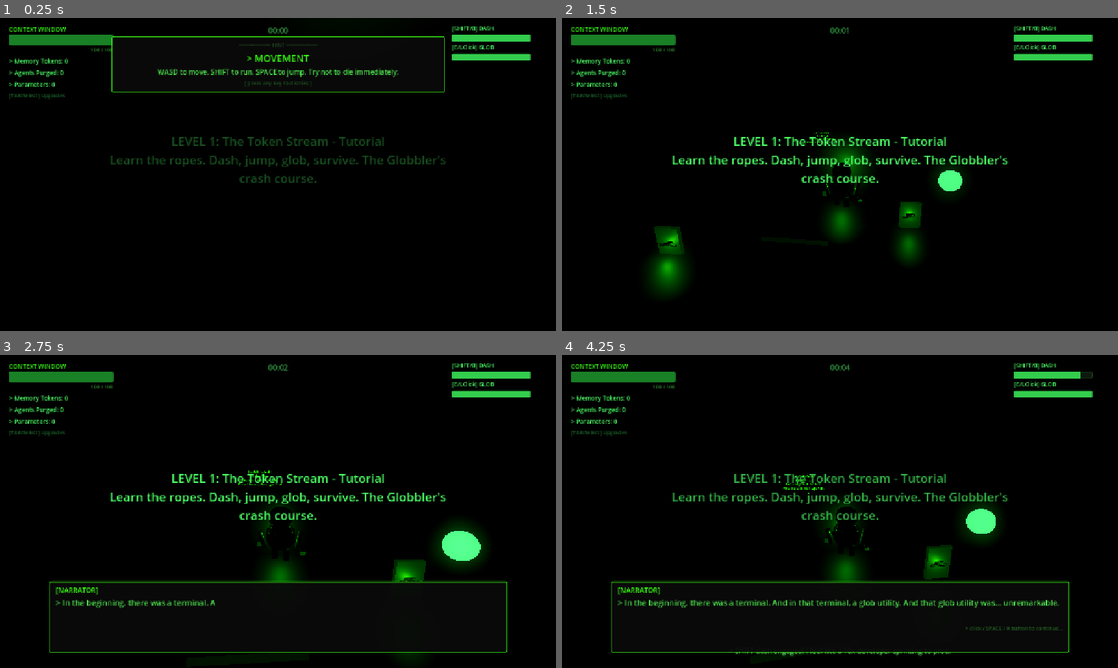
Above: before the commit, frames 1-4 (two rows, left to right).
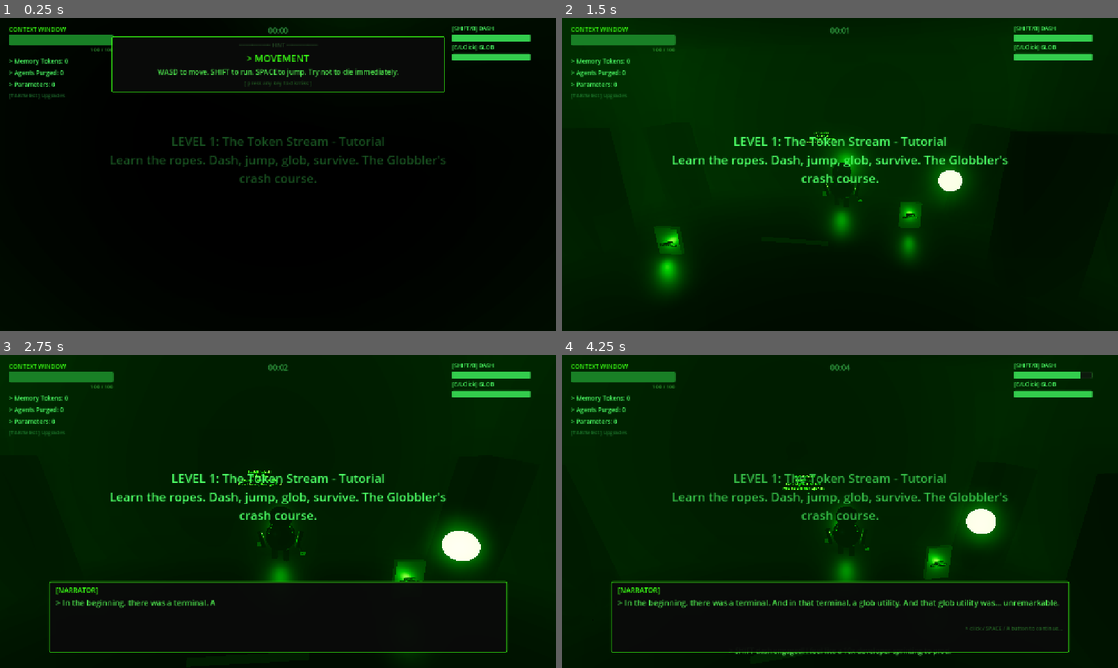
Above: after the commit, the same moments.

Repository: hwashburn1011/globblers-journey
Game: Godot game, scene res://scenes/levels/chapter_1/terminal_wastes.tscn
Same seed, same stepped clock (60 frames per second), same inputs: the game is played once before the commit and once after it. This scene is started directly instead of the project's main scene.
Inputs (mouse positions are in pixels of both pictures, inside the frame that each line leads up to):
- Up to frame 1 (0.25 s): no input
- Up to frame 2 (1.5 s): tap Enter (menu_confirm) at 0.5 s; move the mouse to (867, 174) at 0.52 s; hold V (agent_cycle) 0.53-1.28 s; hold Up (hack_up) from 0.53 s (still down); click (867, 174) at 0.67 s; move the mouse to (812, 174) at 1.27 s; tap G (agent_spawn) at 1.35 s
- Up to frame 3 (2.75 s): keep holding Up (hack_up); move the mouse to (289, 505) at 2.02 s; hold Mouse wheel up (camera_zoom_in) from 2.03 s (still down)
- Up to frame 4 (4.25 s): keep holding Up (hack_up); move the mouse to (834, 517) at 2.77 s; release Mouse wheel up (camera_zoom_in) at 2.78 s; tap Mouse wheel down (camera_zoom_out) at 2.85 s; click (834, 517) at 2.92 s; move the mouse to (878, 514) at 3.52 s; hold Shift (dash) from 3.53 s (still down)

The runs differ from the first frame. In frame 2, 66% of the frame differs, in the area x 0-100%, y 0-95%; in frame 3, 68%, in the area x 0-100%, y 0-87%; in frame 4, 68%.

Commit message:
feat: Task 1.4 — Chapter 1 WorldEnvironment with HDRI sky + green fog
Created chapter_1.tres with empty_warehouse_01 HDRI (sky_energy=0.3),
green-tinted fog (0.1, 0.4, 0.15), volumetric fog density=0.03,
SSAO/SSIL/SDFGI, and FILMIC tonemap. Replaced ad-hoc Environment.new()
block in terminal_wastes.gd with a preloaded .tres resource.

Co-Authored-By: Claude Opus 4.6 (1M context) <noreply@anthropic.com>

Diff:
--- /dev/null
+++ b/assets/environments/chapter_1.tres
@@ -0,0 +1,70 @@
+[gd_resource type="Environment" load_steps=3 format=3 uid="uid://ch1_terminal_wastes_env"]
+
+[ext_resource type="Texture2D" uid="uid://ch1_sky_hdri" path="res://assets/hdri/ch1_sky.hdr" id="1_ch1sky"]
+
+[sub_resource type="PanoramaSkyMaterial" id="PanoramaSkyMaterial_ch1"]
+panorama = ExtResource("1_ch1sky")
+
+[sub_resource type="Sky" id="Sky_ch1"]
+sky_material = SubResource("PanoramaSkyMaterial_ch1")
+
+[resource]
+; ============================================================
+; Chapter 1: Terminal Wastes — WorldEnvironment
+; "Where deprecated code goes to rot under a sickly green sky.
+;  The fog isn't atmospheric, it's the memory leaks condensing."
+; Extends base_env values with dark CRT + neon green theming.
+; ============================================================
+
+; --- Sky (dark industrial HDRI, barely visible — it's a dungeon, not a beach) ---
+background_mode = 2
+sky = SubResource("Sky_ch1")
+sky_custom_fov = 0.0
+background_energy_multiplier = 0.3
+
+; --- Ambient light — the faintest hint that photons once existed here ---
+ambient_light_source = 1
+ambient_light_color = Color(0.04, 0.1, 0.04, 1)
+ambient_light_energy = 0.3
+
+; --- Tonemap (FILMIC = 3, because we're cinematic like that) ---
+tonemap_mode = 3
+tonemap_exposure = 1.0
+
+; --- Glow (bloom) — tinted toward green for that CRT phosphor vibe ---
+glow_enabled = true
+glow_intensity = 0.8
+glow_strength = 1.0
+glow_bloom = 0.6
+glow_hdr_threshold = 0.8
+glow_blend_mode = 0
+
+; --- SSAO (screen-space ambient occlusion — shadows in every crevice) ---
+ssao_enabled = true
+ssao_radius = 1.5
+ssao_intensity = 2.0
+
+; --- SSIL (screen-space indirect lighting — bounce that green around) ---
+ssil_enabled = true
+ssil_radius = 5.0
+ssil_intensity = 1.0
+
+; --- SDFGI (the expensive one that makes everything look dramatically better) ---
+sdfgi_enabled = true
+sdfgi_use_occlusion = true
+
+; --- Fog — green-tinted, because even the air is deprecated ---
+fog_enabled = true
+fog_light_color = Color(0.1, 0.4, 0.15, 1)
+fog_density = 0.015
+
+; --- Volumetric Fog (the cinematic mist that says "this place is haunted by dead processes") ---
+volumetric_fog_enabled = true
+volumetric_fog_density = 0.03
+volumetric_fog_albedo = Color(0.02, 0.08, 0.03, 1)
+volumetric_fog_emission = Color(0.01, 0.04, 0.01, 1)
+
+; --- Post-processing adjustments — punch up the contrast, boost the greens ---
+adjustment_enabled = true
+adjustment_contrast = 1.05
+adjustment_saturation = 1.1
--- a/scenes/levels/chapter_1/terminal_wastes.gd
+++ b/scenes/levels/chapter_1/terminal_wastes.gd
@@ -129,32 +129,11 @@
 	fill.light_energy = 0.15
 	add_child(fill)
 
-	# World environment — oppressively dark with green fog
-	var env = Environment.new()
-	env.background_mode = Environment.BG_COLOR
-	env.background_color = Color(0.01, 0.02, 0.01)
-	env.ambient_light_source = Environment.AMBIENT_SOURCE_COLOR
-	env.ambient_light_color = Color(0.04, 0.1, 0.04)
-	env.ambient_light_energy = 0.3
-	env.glow_enabled = true
-	env.glow_intensity = 0.8
-	env.glow_bloom = 0.6
-	env.fog_enabled = true
-	env.fog_light_color = Color(0.02, 0.06, 0.02)
-	env.fog_density = 0.015
-	env.volumetric_fog_enabled = true
-	env.volumetric_fog_density = 0.03
-	env.volumetric_fog_albedo = Color(0.02, 0.08, 0.03)
-	env.volumetric_fog_emission = Color(0.01, 0.04, 0.01)
-
-	# Post-processing — the finishing touches on our digital dystopia
-	env.adjustment_enabled = true
-	env.adjustment_contrast = 1.05
-	env.adjustment_saturation = 1.1
-
+	# World environment — now powered by a proper .tres resource with HDRI sky,
+	# because hand-coding Environment properties like it's 2004 was getting old
 	var world_env = WorldEnvironment.new()
 	world_env.name = "Environment"
-	world_env.environment = env
+	world_env.environment = preload("res://assets/environments/chapter_1.tres")
 	add_child(world_env)
 
 	# Chromatic aberration + vignette via fullscreen quad — the engine doesn't
Not shown, changed: TASKS.md
